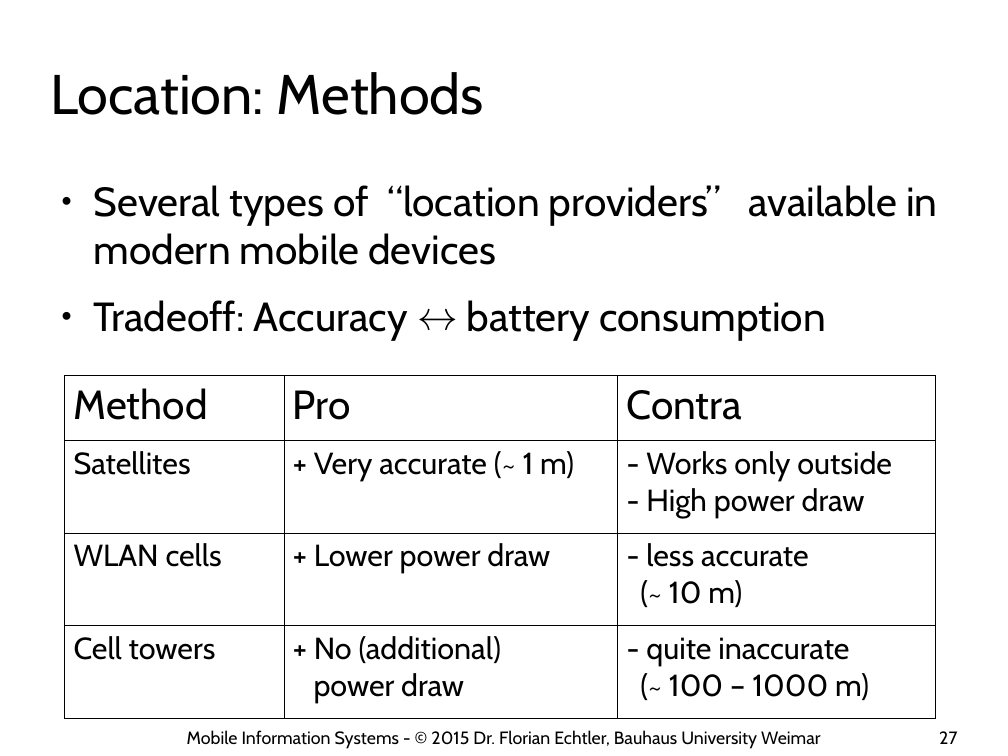
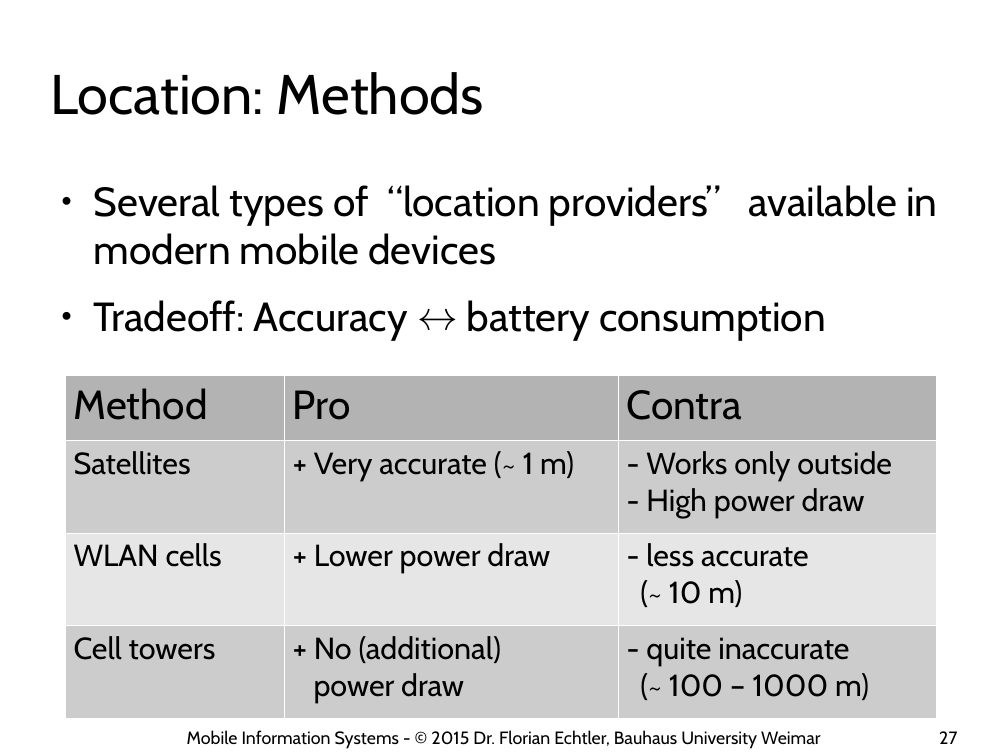
Before and after one commit to floe/mobile-information-systems, a slide deck: slide 27 of 03-networks-and-location.odp. Drawn at 1008x756 pixels with LibreOffice and Linux fonts; fonts in the diff are those of the drawing; background and template pictures are left out. Boxes give left, top, right and bottom in pixels: in the first picture for what was removed or moved away, otherwise in the second. Text is boxed around its words. In the diff, an @@ line names an element or a change of style, - is before the commit and + after.

```diff
--- a/03-networks-and-location.odp
+++ b/03-networks-and-location.odp
@@ table at (x1=65, y1=376, x2=937, y2=707) @@
@@ fill none to #B3B3B3 in row 1 @@
@@ fill none to #CCCCCC in 6 cells @@
@@ fill none to #E6E6E6 in row 3 @@
@@ borders changed @@
```
Also in this commit, not shown: 9 other slides changed, 1 other file.
